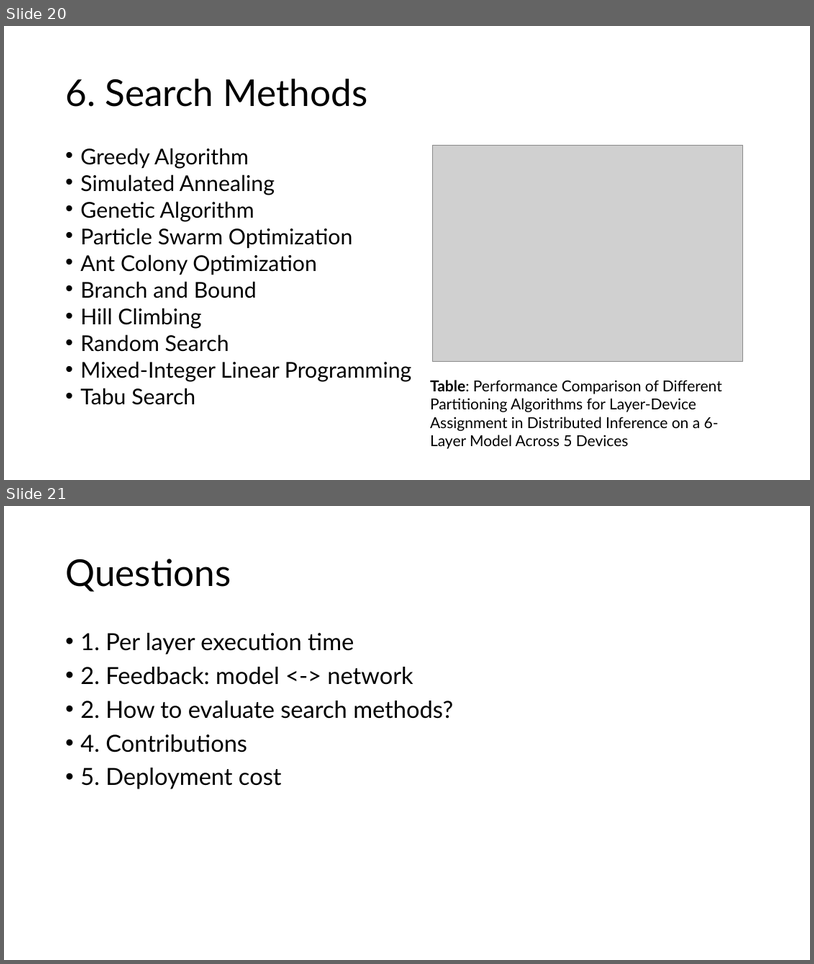
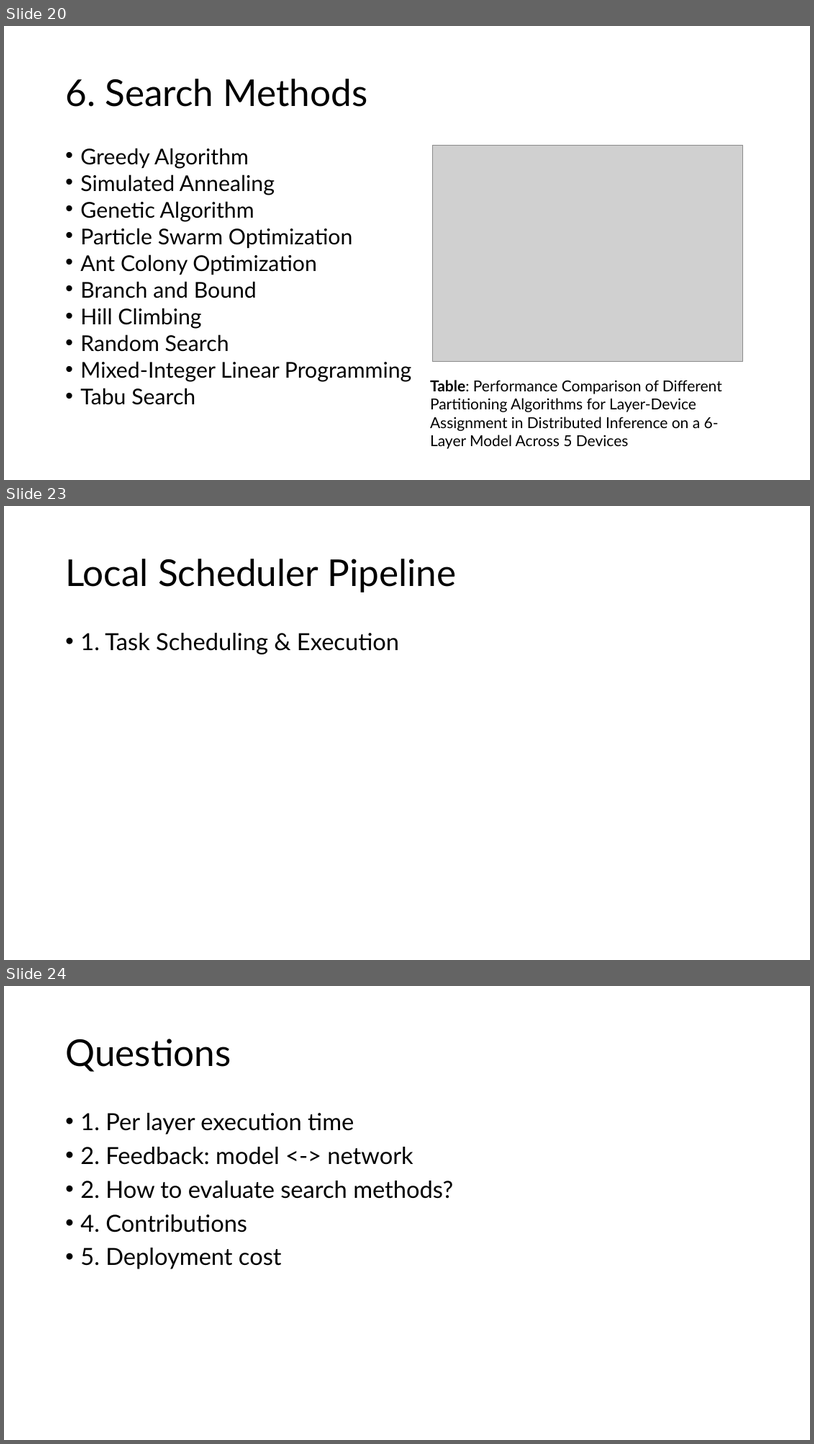
Before and after one commit to GXG-CS/on_device_learning, a slide deck: micro-network-project.pptx. Shown one above the other, each under a label of ours: slides 20 and 21 before the commit, slides 20, 23 and 24 after it; the slides between them are not shown. The pictures are 814x964 and 814x1444 pixels, drawn with LibreOffice and Linux fonts; fonts in the diff are those of the drawing; grey boxes stand for pictures. Boxes give left, top, right and bottom in pixels: in the first picture for what was removed or moved away, otherwise in the second. Text is boxed around its words. In the diff, an @@ line names an element or a change of style, - is before the commit and + after.

```diff
--- a/micro-network-project.pptx
+++ b/micro-network-project.pptx
@@ slide 23 added at (x1=4, y1=506, x2=810, y2=960), background #FFFFFF @@
@@ title added at (x1=65, y1=559, x2=456, y2=592), 44 pt, text #000000 @@
+Local Scheduler Pipeline
@@ text added at (x1=80, y1=633, x2=399, y2=654), 28 pt, text #000000 @@
+• 1. Task Scheduling & Execution
@@ what was slide 21 is now slide 24 @@
```
Also in this commit, not shown: 4 other slides added, 10 other files.
